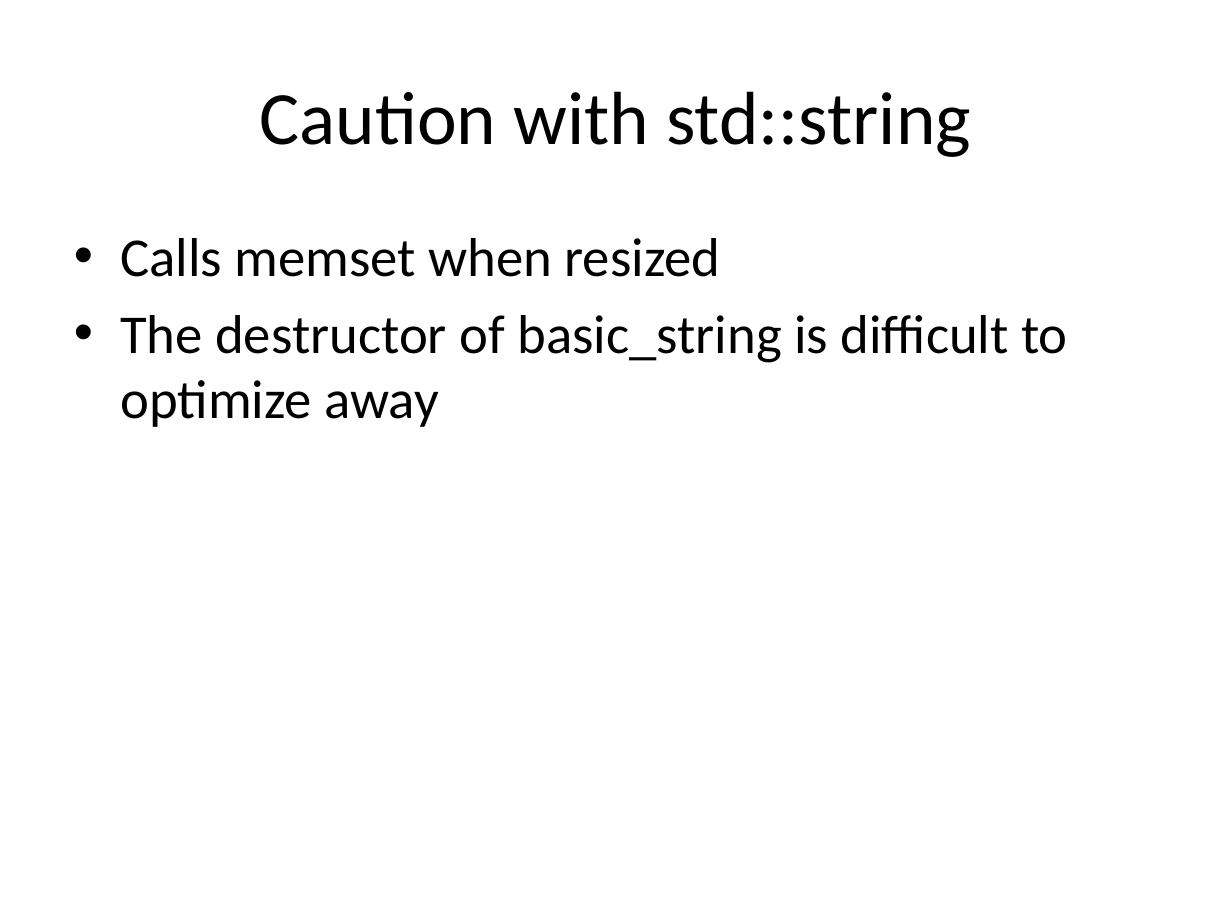
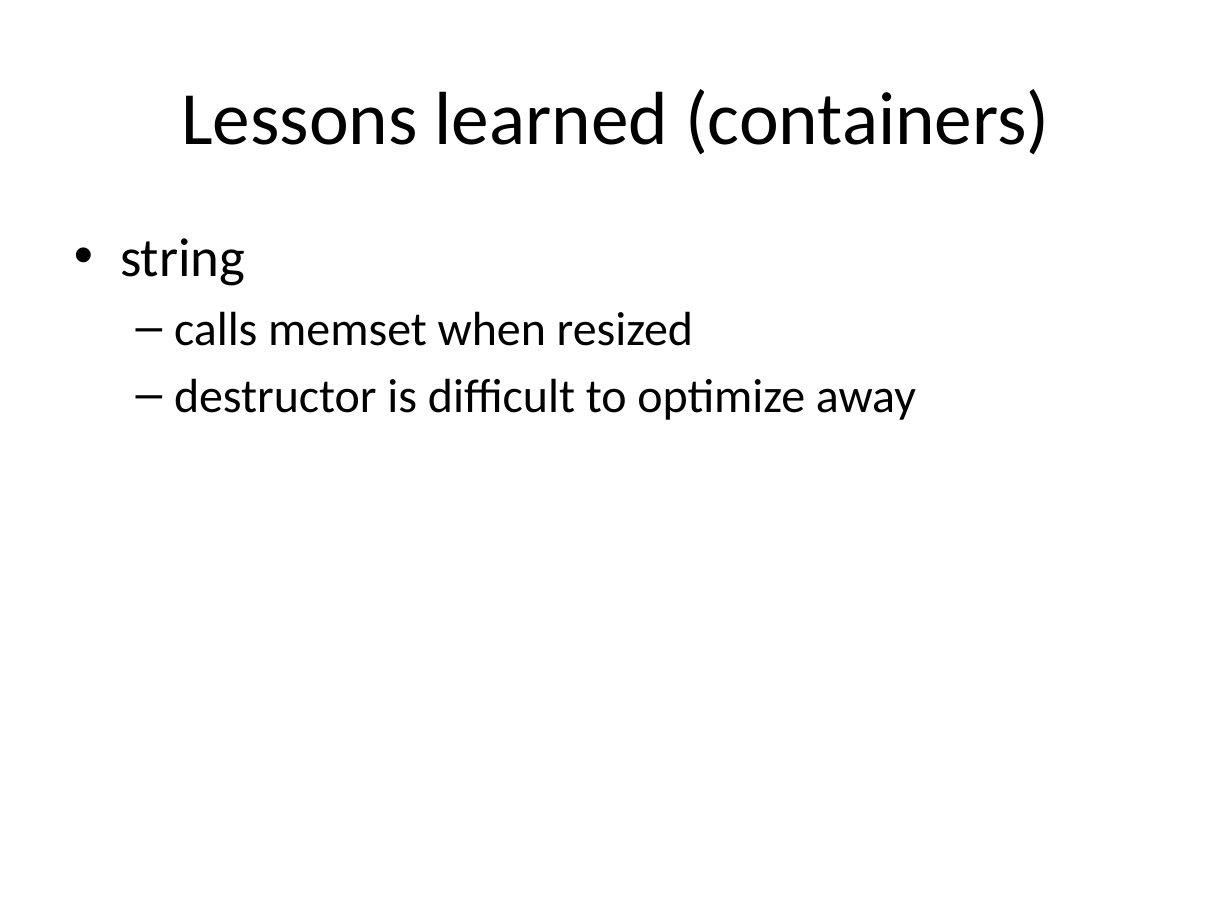
Before and after one commit to hiraditya/std-benchmark, a slide deck: slide 27 of docs/slides/slide-cppnow.pptx. Drawn at 1232x924 pixels with LibreOffice and Linux fonts; fonts in the diff are those of the drawing. Boxes give left, top, right and bottom in pixels: in the first picture for what was removed or moved away, otherwise in the second. Text is boxed around its words. In the diff, an @@ line names an element or a change of style, - is before the commit and + after.

```diff
--- a/docs/slides/slide-cppnow.pptx
+++ b/docs/slides/slide-cppnow.pptx
@@ title at (x1=181, y1=89, x2=1049, y2=155): text changed @@
-Caution with std::string
+Lessons learned (containers)
@@ text at (x1=120, y1=238, x2=916, y2=420): text changed; size 32 to 28 pt @@
-• Calls memset when resized
-• The destructor of basic_string is difficult to optimize away
+• string
+  – calls memset when resized
+  – destructor is difficult to optimize away
```
Also in this commit, not shown: 19 other slides changed, 1 other file.
